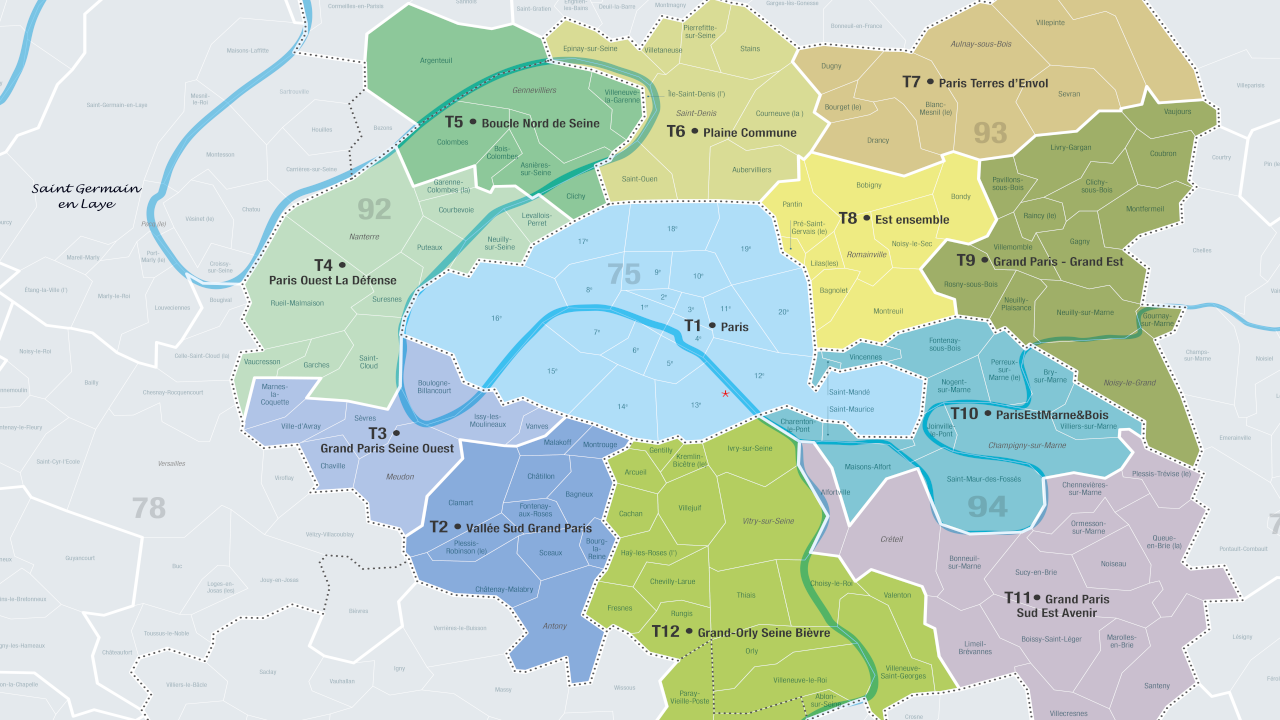
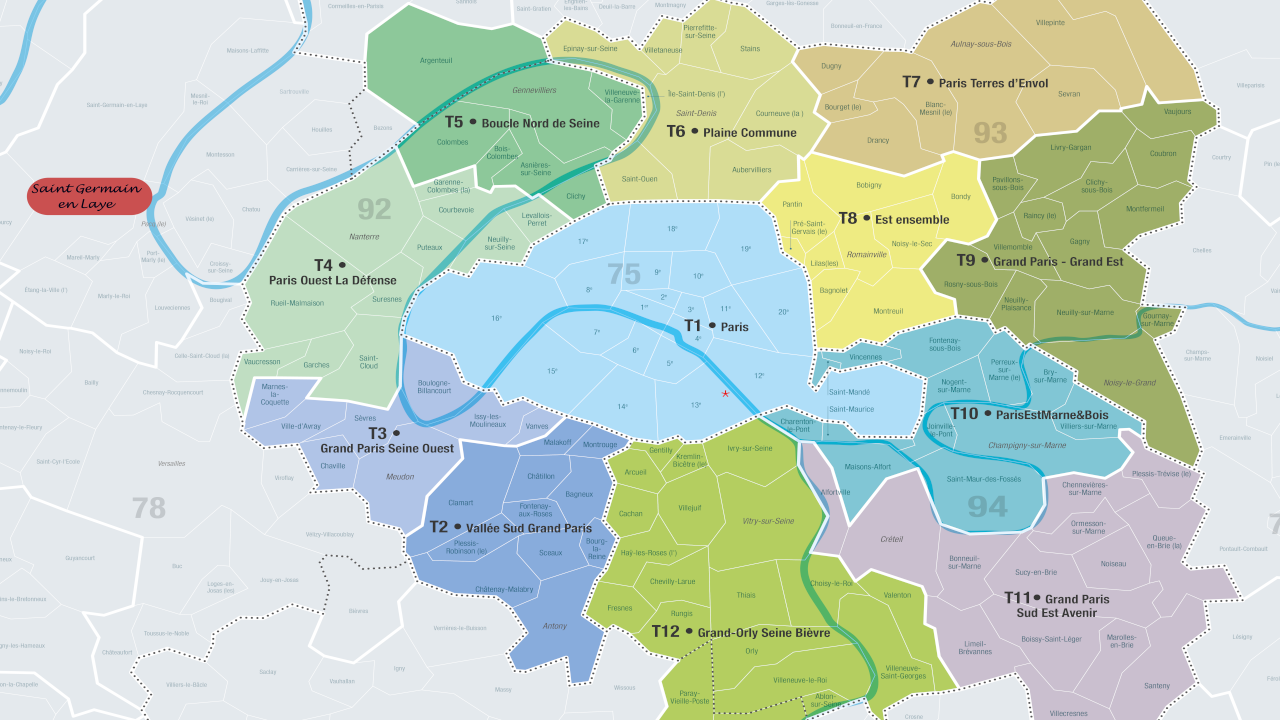
The second (1280, 720) image is a revision of the first. Changes to its layers:
showed "fond noir" over [26, 177, 153, 216]
